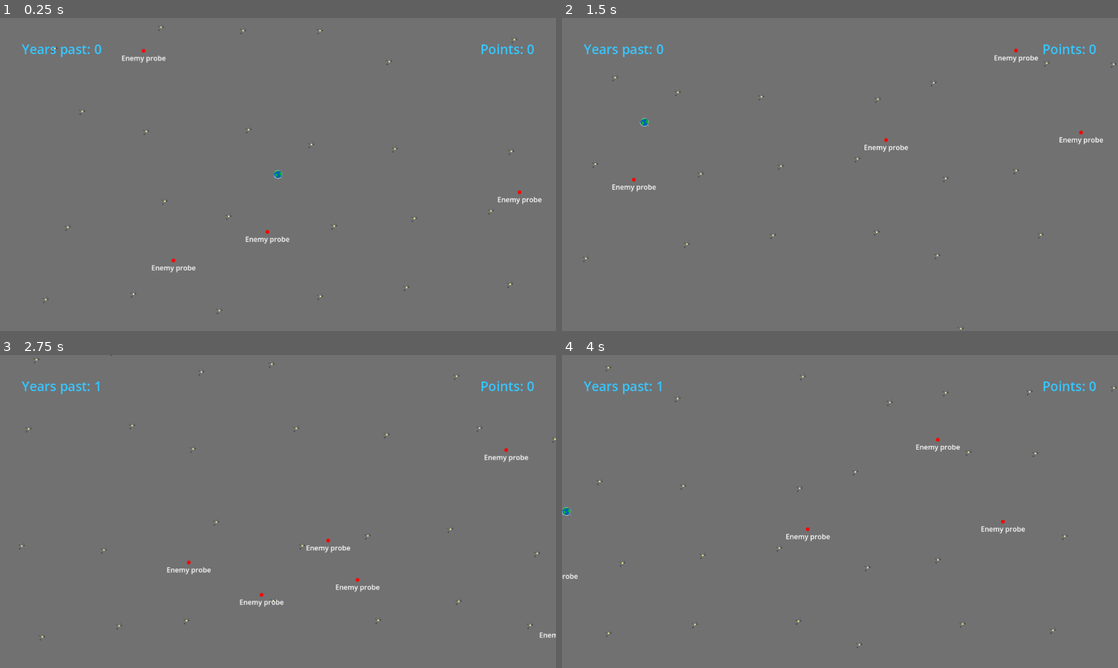
Above: before the commit, frames 1-4 (two rows, left to right).
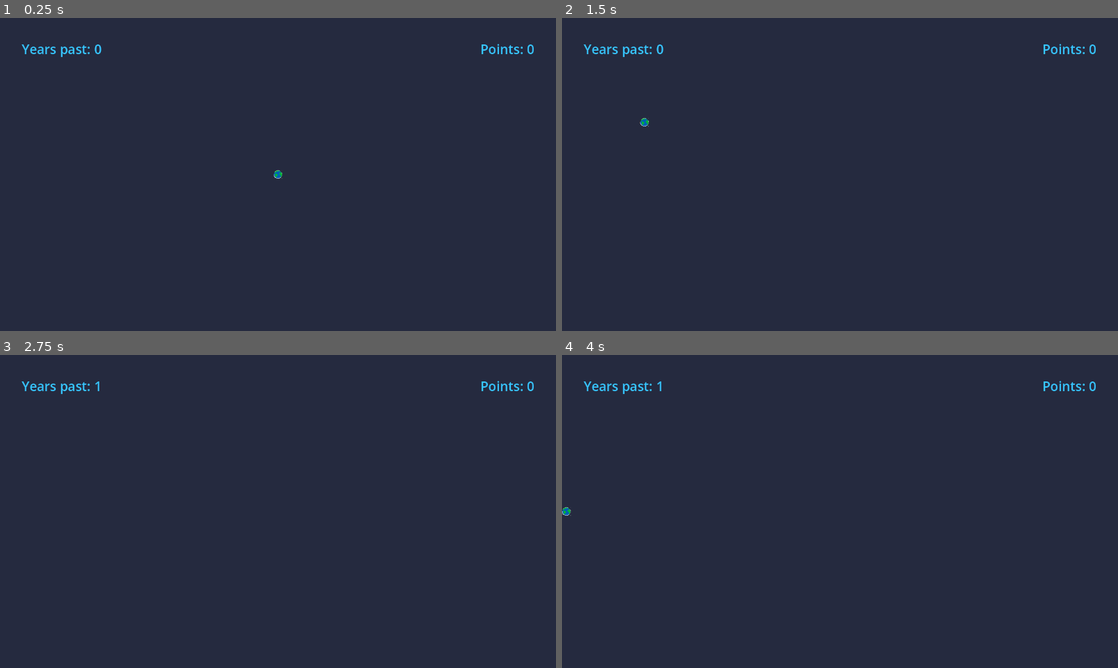
Above: after the commit, the same moments.

Repository: mofcpl/black-forest
Game: Godot game, scene res://game/game.tscn
Two runs of this game, one before a commit and one after it. Both use one fixed random seed, a clock stepped at 60 frames per second and the inputs below. Before the commit the project has no main scene; this scene is started directly in both runs.
Inputs (mouse positions are in pixels of both pictures, inside the frame that each line leads up to):
- Up to frame 1 (0.25 s): no input
- Up to frame 2 (1.5 s): tap Enter at 0.5 s; move the mouse to (617, 49) at 0.52 s; hold D 0.53-1.28 s; click (617, 49) at 0.67 s; move the mouse to (623, 30) at 1.27 s; hold S from 1.28 s (still down); click (623, 30) at 1.42 s
- Up to frame 3 (2.75 s): move the mouse to (33, 370) at 2.02 s; release S at 2.03 s; hold D from 2.03 s (still down); click (33, 370) at 2.17 s
- Up to frame 4 (4 s): move the mouse to (600, 358) at 2.77 s; release D at 2.78 s; hold W 2.78-3.53 s; click (600, 358) at 2.92 s; move the mouse to (567, 473) at 3.52 s; hold A from 3.53 s (still down); click (567, 473) at 3.67 s

The runs differ from the first frame. In frame 1, 100% of the frame differs, in the area x 0-100%, y 0-100%; in frame 2, 100%; in frame 3, 100%; in frame 4, 100%.

Commit message:
bug fixes

Diff:
--- a/base-planet-system/base_planet_system.gd
+++ b/base-planet-system/base_planet_system.gd
@@ -4,6 +4,7 @@
 
 signal clicked(system: BasePlanetSystem)
 signal radar_signal(system: BasePlanetSystem)
+signal planet_system_destroyed()
 
 @onready var selection: Sprite2D = $Selection
 @onready var planet_system_name: Label = $PlanetSystemName
@@ -18,6 +19,12 @@
 var enabled_radar: bool = false
 
 #var station: RelayStation = null
+
+func destroy() -> void:
+	destroyed = true
+	enabled_radar = false
+	radar_timer.stop()
+	planet_system_destroyed.emit()
 
 func enable_radar(enabled: bool) -> void:
 	enabled_radar = enabled
--- a/enemy-probe/enemy_probe.gd
+++ b/enemy-probe/enemy_probe.gd
@@ -11,6 +11,7 @@
 var activated: bool = false
 var direction: Vector2 = Vector2.ZERO
 var known_relative_position: Vector2 = Vector2.ZERO
+var earth: Earth = null
 
 
 func _ready() -> void:
@@ -18,12 +19,15 @@
 
 func detect() -> void:
 	picture.position = Vector2.ZERO
+	picture.visible = true
 	label.position = Vector2.ZERO
+	label.visible = true
 	known_relative_position = Vector2.ZERO
 
 
-func activate(target: BasePlanetSystem) -> void:
+func activate(target: BasePlanetSystem, earth: Earth) -> void:
 	self.target = target
+	self.earth = earth
 	activated = true
 	direction = (target.position - position).normalized()
 
@@ -37,13 +41,13 @@
 
 		# kompensacja ruchu sprite'a
 		var movement = position - old_position
-		#picture.position -= movement
-		#label.position -= movement
+		if position.distance_to(earth.position) > Constants.RADAR_RANGE:
+			picture.position -= movement
+			label.position -= movement
 
 		# dotarcie do celu
 		if position.distance_to(target.position) < 10:
-			target.destroyed = true
-
+			target.destroy()
 			if target.selected_receiver != null:
 				self.target = target.selected_receiver
 				direction = (target.position - position).normalized()
--- a/enemy-probe/enemy_probe.tscn
+++ b/enemy-probe/enemy_probe.tscn
@@ -7,9 +7,11 @@
 script = ExtResource("1_wr4hj")
 
 [node name="Picture" type="Sprite2D" parent="." unique_id=1891602257]
+visible = false
 texture = ExtResource("2_rydtg")
 
 [node name="Label" type="Label" parent="." unique_id=1716368621]
+visible = false
 offset_left = -51.0
 offset_top = 5.0
 offset_right = 52.0
--- a/galactic/galactic.gd
+++ b/galactic/galactic.gd
@@ -4,6 +4,7 @@
 
 signal planet_system_selected(system: BasePlanetSystem)
 signal score()
+signal game_over()
 
 var BasePlanetSystemScene = preload("res://base-planet-system/base_planet_system.tscn")
 var PlanetScene = preload("res://planet-system/planet_system.tscn")
@@ -21,8 +22,8 @@
 
 # Called when the node enters the scene tree for the first time.
 func _ready() -> void:
-	generate_planet_systems(Vector2(200, 200), 50, 50)
-	generate_enemy_probes(Vector2(500, 500), 20, 1000)
+	generate_planet_systems(Vector2(180, 180), 55, 40)
+	generate_enemy_probes(Vector2(1000, 1000), 10, 200)
 	_generate_earth()
 
 func _generate_earth() -> void:
@@ -35,11 +36,15 @@
 	add_child(earth)
 	earth.connect("clicked", _on_planet_system_select)
 	self.earth = earth
-
-func create_laser_signal(type: Enums.LaserSignalType, emiter: BasePlanetSystem, target: BasePlanetSystem, data: BasePlanetSystem) -> void:
+	earth.planet_system_destroyed.connect(on_earth_destroyed)
+
+func on_earth_destroyed() -> void:
+	game_over.emit()
+
+func create_laser_signal(type: Enums.LaserSignalType, emiter: BasePlanetSystem, target: BasePlanetSystem, data: BasePlanetSystem, detected_probes: Array[EnemyProbe]) -> void:
 	var laser_signal: LaserSignal = LaserSignalScene.instantiate() as LaserSignal
 	match type:
-		Enums.LaserSignalType.PING:
+		Enums.LaserSignalType.PING, Enums.LaserSignalType.RADAR:
 			var next: BasePlanetSystem = null
 			if emiter.selected_receiver != null:
 				next = emiter.selected_receiver
@@ -50,14 +55,14 @@
 				laser_signal.queue_free()
 				return
 			# HACK koniec
-			laser_signal.initialize(type, data, next, target,  next.position - emiter.position, true)
+			laser_signal.initialize(type, data, next, target,  next.position - emiter.position, detected_probes, emiter.discovered)
 			laser_signal.position = emiter.position
 		Enums.LaserSignalType.COMMAND:
 			var next = get_next_towards(earth, target, Constants.SIGNAL_RANGE)
 			if next == null:
 				laser_signal.queue_free()
 				return
-			laser_signal.initialize(type, null, next, target, next.position - earth.position, true)
+			laser_signal.initialize(type, null, next, target, next.position - earth.position, [], true)
 			laser_signal.position = earth.position
 	add_child(laser_signal)
 	laser_signal.start()
@@ -65,12 +70,15 @@
 
 func on_laser_signal_received(laser_signal: LaserSignal) -> void:
 	match laser_signal.laser_signal_type:
-		Enums.LaserSignalType.PING:
+		Enums.LaserSignalType.PING, Enums.LaserSignalType.RADAR:
 			if laser_signal.current_target is Earth:
-				laser_signal.data.discover()
-				laser_signal.data.enable_radar(true)
-				if laser_signal.data.habitable:
-					score.emit()
+				if laser_signal.data:
+					laser_signal.data.discover()
+					laser_signal.data.enable_radar(true)
+					if laser_signal.data.habitable:
+						score.emit()
+				for probe in laser_signal.detected_probes:
+					probe.detect()
 				laser_signal.queue_free()
 			else:
 				var next: BasePlanetSystem = null
@@ -82,7 +90,7 @@
 					laser_signal.queue_free()
 					return
 				laser_signal.position = laser_signal.current_target.position
-				laser_signal.set_next_target(next, next.position - laser_signal.current_target.position)
+				laser_signal.set_next_target(next, next.position - laser_signal.current_target.position, laser_signal.current_target.discovered)
 				laser_signal.start()
 		Enums.LaserSignalType.COMMAND:
 			if laser_signal.current_target == laser_signal.final_target and laser_signal.current_target.destroyed == false:
@@ -96,14 +104,14 @@
 					return
 				# koniec hacka
 				laser_signal.position = laser_signal.current_target.position
-				laser_signal.set_next_target(next, next.position - laser_signal.current_target.position)
+				laser_signal.set_next_target(next, next.position - laser_signal.current_target.position, laser_signal.current_target.discovered)
 				laser_signal.start()
 
 func get_nearest_planet_systems(planet_system: BasePlanetSystem) -> Array[BasePlanetSystem]:
 	var receivers: Array[BasePlanetSystem] = []
 
 	for system in planet_systems:
-		if system != planet_system and system != Earth:
+		if system != planet_system and system != Earth and system.discovered:
 			var distance: float = planet_system.position.distance_to(system.position)
 			if distance <= Constants.SIGNAL_RANGE:
 				receivers.append(system)
@@ -136,16 +144,16 @@
 	radio_signal.connect("signal_reached_probe",on_radio_signal_received_probe)
 
 func on_radio_signal_received_probe(emiter: BasePlanetSystem, probe: EnemyProbe) -> void:
-	probe.activate(emiter)
+	probe.activate(emiter, earth)
 	probe.no_target.connect(on_probe_no_target)
 
 func on_probe_no_target(probe: EnemyProbe) -> void:
 	probe.target = find_nearest_undestroyed_planet_system(probe.position)
-	probe.activate(probe.target)
+	probe.activate(probe.target, earth)
 
 func find_nearest_undestroyed_planet_system(position: Vector2) -> BasePlanetSystem:
-	var best: BasePlanetSystem = null
-	var best_dist: float = INF
+	var best: BasePlanetSystem = earth
+	var best_dist: float = position.distance_to(earth.position)
 
 	for system in planet_systems:
 		if system.destroyed:
@@ -158,7 +166,7 @@
 	return best
 
 func on_radio_signal_received(emiter: BasePlanetSystem, target: BasePlanetSystem) -> void:
-	create_laser_signal(Enums.LaserSignalType.PING, target, earth, target)
+	create_laser_signal(Enums.LaserSignalType.PING, target, earth, target, [])
 
 func generate_planet_systems(chunk_size: Vector2, chunk_multiplier: int, padding: float) -> void:
 	# Calculate the bounds based on multiplier
@@ -209,9 +217,12 @@
 			planet_system.connect("radar_signal", _on_radar_signal)
 
 func _on_radar_signal(planet_system: BasePlanetSystem) -> void:
+	var detected_probes: Array[EnemyProbe] = []
 	for probe in enemy_probes:
 		if probe.position.distance_to(planet_system.position) <= Constants.RADAR_RANGE:
-			probe.detect()
+			detected_probes.append(probe)
+	if detected_probes.size() > 0:
+		create_laser_signal(Enums.LaserSignalType.RADAR, planet_system, earth, null, detected_probes)
 
 func generate_enemy_probes(chunk_size: Vector2, chunk_multiplier: int, padding: float) -> void:
 	# Calculate the bounds based on multiplier
--- a/game/game.gd
+++ b/game/game.gd
@@ -80,4 +80,9 @@
 	user_interface.update_points(discovered_habitable_systems)
 
 func _on_user_interface_ping_planet_system(system: PlanetSystem) -> void:
-	galactic.create_laser_signal(Enums.LaserSignalType.COMMAND, null, system, null)
+	galactic.create_laser_signal(Enums.LaserSignalType.COMMAND, null, system, null, [])
+
+
+func _on_galactic_game_over() -> void:
+	years_past_timer.stop()
+	user_interface.open_popup_game_over(discovered_habitable_systems)
--- a/game/game.tscn
+++ b/game/game.tscn
@@ -18,6 +18,7 @@
 wait_time = 2.0
 autostart = true
 
+[connection signal="game_over" from="Galactic" to="." method="_on_galactic_game_over"]
 [connection signal="planet_system_selected" from="Galactic" to="." method="_on_galactic_planet_system_selected"]
 [connection signal="score" from="Galactic" to="." method="_on_galactic_score"]
 [connection signal="close" from="UserInterface" to="." method="_on_user_interface_close"]
--- a/globals/constants.gd
+++ b/globals/constants.gd
@@ -6,4 +6,4 @@
 
 const ENEMY_PROBE_SPEED_PER_SECOND: int = 10
 
-const RADAR_RANGE: int = 50
+const RADAR_RANGE: int = 150
--- a/globals/enums.gd
+++ b/globals/enums.gd
@@ -8,5 +8,5 @@
 enum LaserSignalType {
 	COMMAND,
 	PING,
-	RAPORT
+	RADAR
 }
--- a/laser-signal/laser_signal.gd
+++ b/laser-signal/laser_signal.gd
@@ -17,6 +17,7 @@
 var progress = 0.0  # 0 → 1
 var visible: bool = true
 var laser_signal_type: Enums.LaserSignalType;
+var detected_probes: Array[EnemyProbe] = []
 
 func _process(delta):
 	if not visible:
@@ -40,26 +41,29 @@
 	if not visible:
 		line.visible = false
 	else:
+		line.visible = true
 		line.width = 2.0
 		line.default_color = Color(1, 0, 0, 1)
 		line.points = [Vector2.ZERO, Vector2.ZERO]
 
-func initialize(laser_signal_type: Enums.LaserSignalType, data: PlanetSystem, current_target: BasePlanetSystem, final_target: BasePlanetSystem, target_relative_position: Vector2, visible: bool) -> void:
+func initialize(laser_signal_type: Enums.LaserSignalType, data: PlanetSystem, current_target: BasePlanetSystem, final_target: BasePlanetSystem, target_relative_position: Vector2, detected_probes: Array[EnemyProbe], visible: bool) -> void:
 	self.laser_signal_type = laser_signal_type
 	self.data = data
 	self.current_target = current_target
 	self.final_target = final_target
 	self.visible = visible
+	self.detected_probes = detected_probes
 	self.target_relative_position = target_relative_position
 	direction = target_relative_position.normalized()
 	distance = target_relative_position.length()
 
-func set_next_target(next_target: BasePlanetSystem, target_relative_position: Vector2) -> void:
+func set_next_target(next_target: BasePlanetSystem, target_relative_position: Vector2, visible: bool) -> void:
 	current_target = next_target
 	target_relative_position = target_relative_position
 	direction = target_relative_position.normalized()
 	distance = target_relative_position.length()
 	progress = 0.0
+	self.visible = visible
 
 func on_signal_timer_timeout() -> void:
 	signal_reached_target.emit(self)
--- a/planet-system/planet_system.tscn
+++ b/planet-system/planet_system.tscn
@@ -8,4 +8,5 @@
 script = ExtResource("2_cou2y")
 
 [node name="Picture" type="Sprite2D" parent="." index="4" unique_id=1560681321]
+visible = false
 texture = ExtResource("1_s2l8h")
--- a/popup-planet-system/popup_planet_system.gd
+++ b/popup-planet-system/popup_planet_system.gd
@@ -10,11 +10,13 @@
 @onready var planet_system_name_label: Label = $Panel/MarginContainer/HBoxContainer/VBoxContainer/PlanetSystemName
 #@onready var relay_system_name_label: Label = $Panel/MarginContainer/HBoxContainer/VBoxContainer/StationName
 @onready var target_menu: OptionButton = $Panel/MarginContainer/HBoxContainer/VBoxContainer2/OptionButton
+@onready var radar_enabled: CheckButton = $Panel/MarginContainer/HBoxContainer/VBoxContainer2/CheckButton
 
 var systems_in_range: Array[BasePlanetSystem] = []
 var planet_system: PlanetSystem = null
 
 func _ready() -> void:
+	radar_enabled.button_pressed = planet_system.enabled_radar
 	planet_system_name_label.text = planet_system.id
 	#relay_system_name_label.text = planet_system.station.id
 	target_menu.add_item("Auto", 0)
@@ -33,7 +35,7 @@
 	close.emit()
 
 func _on_check_button_toggled(toggled_on: bool) -> void:
-	planet_system.enable_radat()
+	planet_system.enable_radar(toggled_on)
 
 func _on_option_button_item_selected(index: int) -> void:
 	planet_system.selected_receiver = systems_in_range[index - 1]
--- /dev/null
+++ b/popup_game_over/popup_game_over.gd
@@ -0,0 +1,13 @@
+class_name PopupGameOver
+
+extends Control
+
+@onready var score_label: Label = $Panel/MarginContainer/VBoxContainer/Score
+
+var score: int = 0
+
+func _ready():
+	self.score_label.text = "Discovered habitable planetary systems: " + str(score)
+
+func initialize(score: int) -> void:
+	self.score = score
--- /dev/null
+++ b/popup_game_over/popup_game_over.tscn
@@ -0,0 +1,44 @@
+[gd_scene format=3 uid="uid://ctwcyn3uexexu"]
+
+[ext_resource type="Theme" uid="uid://ir73xvl6gyso" path="res://public/new_theme.tres" id="1_npkhl"]
+[ext_resource type="Script" uid="uid://bg4b24rkhltxy" path="res://popup_game_over/popup_game_over.gd" id="2_jeq2t"]
+
+[node name="PopupGameOver" type="Control" unique_id=1160725998]
+layout_mode = 3
+anchors_preset = 15
+anchor_right = 1.0
+anchor_bottom = 1.0
+grow_horizontal = 2
+grow_vertical = 2
+theme = ExtResource("1_npkhl")
+script = ExtResource("2_jeq2t")
+
+[node name="Panel" type="Panel" parent="." unique_id=1155896771]
+layout_mode = 0
+offset_right = 805.0
+offset_bottom = 334.0
+
+[node name="MarginContainer" type="MarginContainer" parent="Panel" unique_id=1630317444]
+layout_mode = 1
+anchors_preset = 15
+anchor_right = 1.0
+anchor_bottom = 1.0
+grow_horizontal = 2
+grow_vertical = 2
+
+[node name="VBoxContainer" type="VBoxContainer" parent="Panel/MarginContainer" unique_id=1413673507]
+layout_mode = 2
+
+[node name="Label" type="Label" parent="Panel/MarginContainer/VBoxContainer" unique_id=29782572]
+layout_mode = 2
+theme_override_font_sizes/font_size = 40
+text = "Game over"
+horizontal_alignment = 1
+
+[node name="Score" type="Label" parent="Panel/MarginContainer/VBoxContainer" unique_id=593083412]
+layout_mode = 2
+size_flags_horizontal = 4
+theme_override_font_sizes/font_size = 30
+text = "Discovered habitable planetary systems:
+5"
+horizontal_alignment = 1
--- a/project.godot
+++ b/project.godot
@@ -11,8 +11,8 @@
 [application]
 
 config/name="Black forest"
+run/main_scene="uid://dweg5ryip3u7b"
 config/features=PackedStringArray("4.6", "GL Compatibility")
-boot_splash/bg_color=Color(0.3741394, 0.37413922, 0.37413916, 1)
 config/icon="res://icon.svg"
 
 [autoload]
@@ -35,4 +35,4 @@
 rendering_device/driver.windows="d3d12"
 renderer/rendering_method="gl_compatibility"
 renderer/rendering_method.mobile="gl_compatibility"
-environment/defaults/default_clear_color=Color(0.4415911, 0.4429073, 0.44650334, 1)
+environment/defaults/default_clear_color=Color(0.14412278, 0.16462126, 0.24543384, 1)
--- a/user-interface/user-interface.gd
+++ b/user-interface/user-interface.gd
@@ -8,6 +8,7 @@
 
 var PopupEarthScene = preload("res://popup-earth/popup-earth.tscn")
 var PopupPlanetSystemScene = preload("res://popup-planet-system/popup-planet-system.tscn")
+var PopupGameOverScene = preload("res://popup_game_over/popup_game_over.tscn")
 
 @onready var time: Label = $MarginContainer/Time
 @onready var points: Label = $MarginContainer/Points
@@ -21,6 +22,15 @@
 
 func update_points(points: int) -> void:
 	self.points.text = "Points: " + str(points)
+
+func open_popup_game_over(points: int) -> void:
+	var popup: PopupGameOver = PopupGameOverScene.instantiate() as PopupGameOver
+	popup.initialize(points)
+	container.add_child(popup)
+	popup.size_flags_vertical = Control.SIZE_SHRINK_CENTER
+	popup.size_flags_horizontal = Control.SIZE_SHRINK_CENTER
+	current_popup = popup
+	popup_opened = true
 
 func open_popup_earth(earth: Earth) -> void:
 	var popup: PopupEarth = PopupEarthScene.instantiate() as PopupEarth
Not shown, changed: export_presets.cfg
Not shown, added: popup_game_over/popup_game_over.gd.uid
